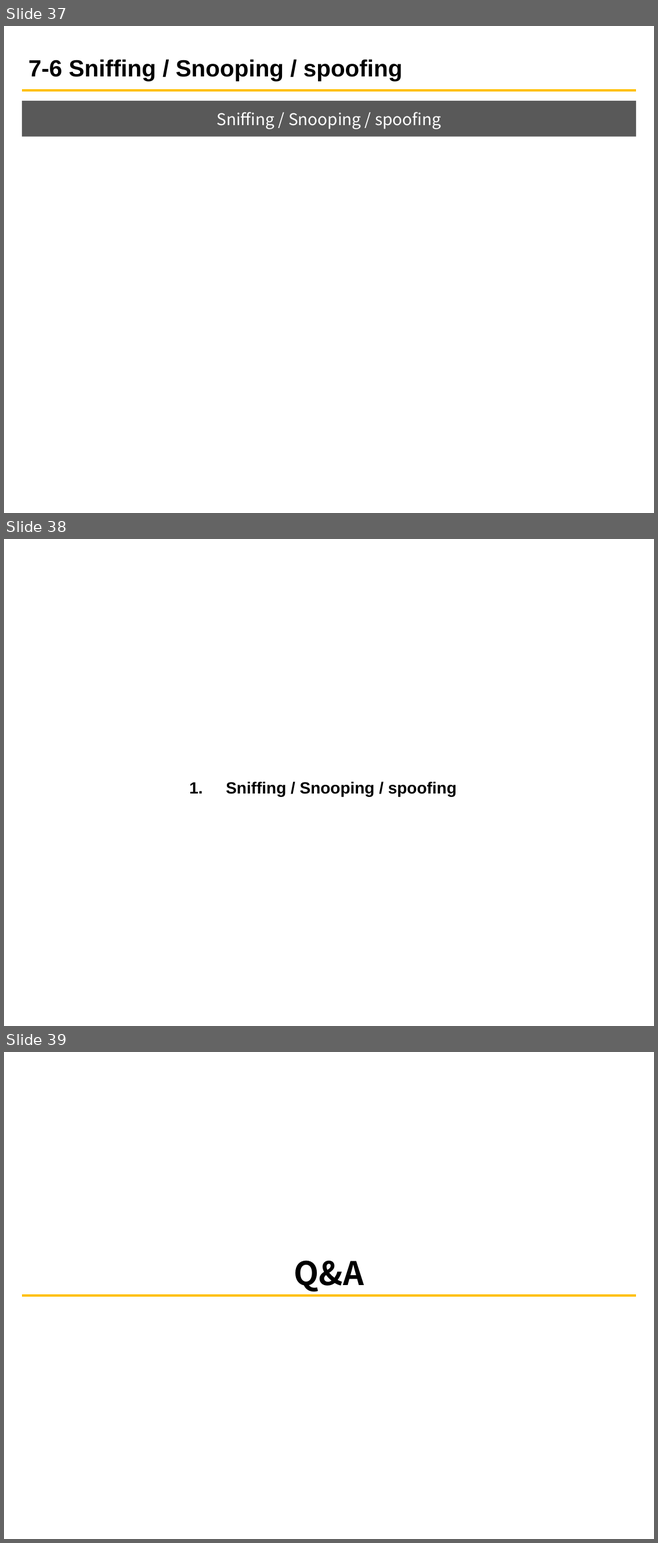
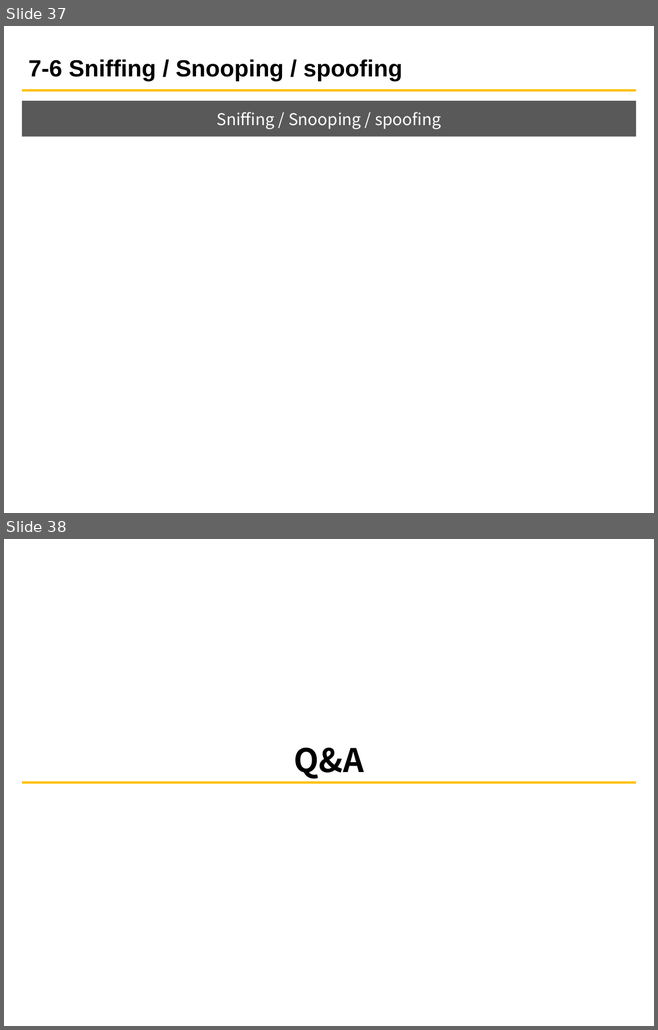
Before and after one commit to rnrhksgus/SecurityFinalProject, a slide deck: PPT/[지능형 IoT]스마트카 5조_발표_190614.pptx. Shown one above the other, each under a label of ours: slides 37, 38 and 39 before the commit, slides 37 and 38 after it. The pictures are 658x1543 and 658x1030 pixels, drawn with LibreOffice and Linux fonts; fonts in the diff are those of the drawing. Boxes give left, top, right and bottom in pixels: in the first picture for what was removed or moved away, otherwise in the second. Text is boxed around its words. In the diff, an @@ line names an element or a change of style, - is before the commit and + after.

```diff
--- a/PPT/[지능형 IoT]스마트카 5조_발표_190614.pptx
+++ b/PPT/[지능형 IoT]스마트카 5조_발표_190614.pptx
@@ slide 38 removed at bbox=[4, 539, 654, 1026], background #FFFFFF @@
@@ text removed at bbox=[226, 781, 456, 797] @@
-1. Sniffing / Snooping / spoofing
@@ what was slide 39 is now slide 38 @@
```
Also in this commit, not shown: 5 slides changed, 19 other files.
